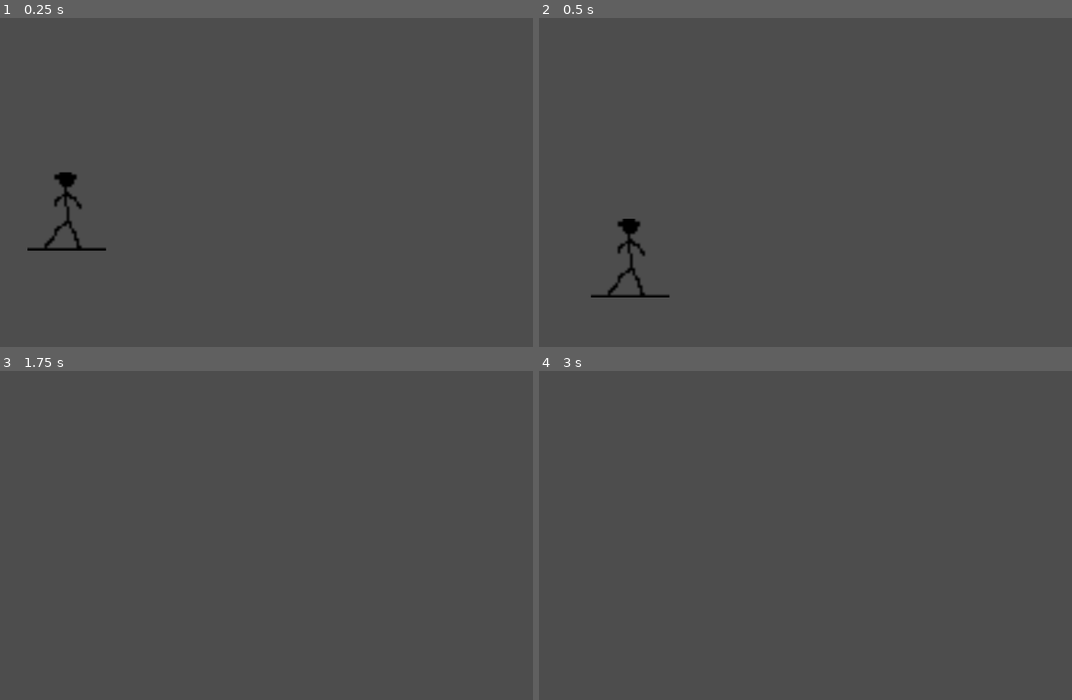
Above: before the commit, frames 1-4 (two rows, left to right).
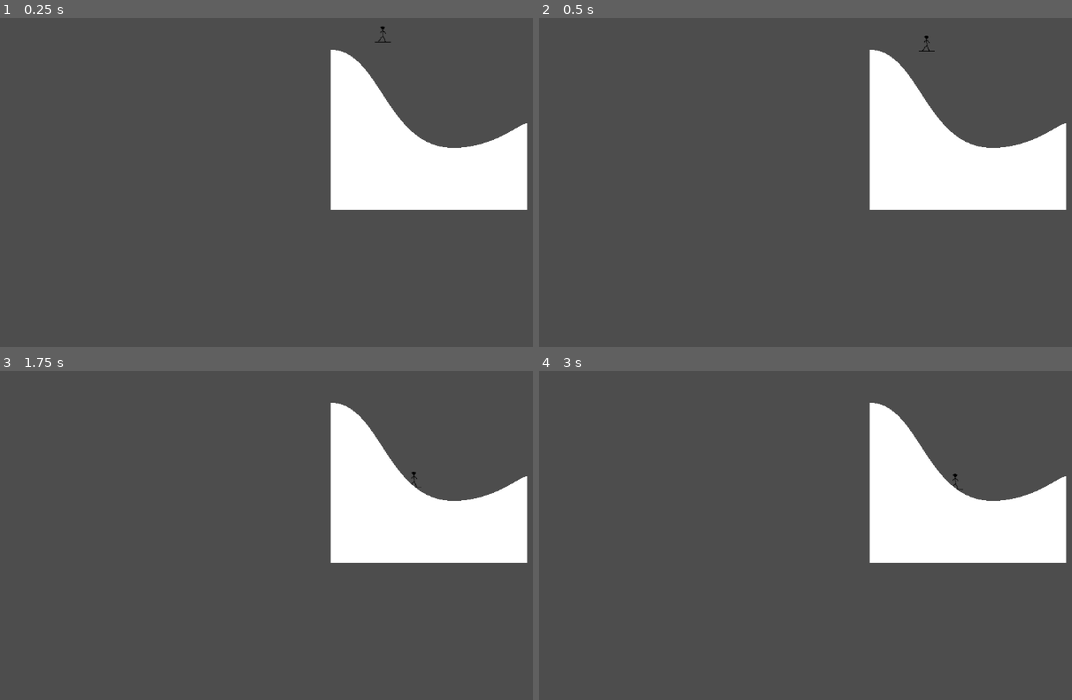
Above: after the commit, the same moments.

Repository: D-Mielewczyk/mask-a-ride
Game: Godot game, scene res://scenes/main.tscn
Same seed, same stepped clock (60 frames per second), same inputs: the game is played once before the commit and once after it.
Inputs:
- Up to frame 1 (0.25 s): no input
- Up to frame 2 (0.5 s): no input
- Up to frame 3 (1.75 s): no input
- Up to frame 4 (3 s): tap Enter at 2.75 s

The runs differ from the first frame. In frame 1, 11% of the frame differs, in the area x 5-100%, y 2-71%; in frame 2, 11%; in frame 3, 11%; in frame 4, 11%.

Commit message:
add terrain to main scene and add static camera

Diff:
--- a/scenes/main.tscn
+++ b/scenes/main.tscn
@@ -1,8 +1,14 @@
-[gd_scene load_steps=2 format=3 uid="uid://dl40whvpkliw0"]
+[gd_scene format=3 uid="uid://dl40whvpkliw0"]
 
-[ext_resource type="PackedScene" path="res://scenes/player.tscn" id="1"]
+[ext_resource type="PackedScene" uid="uid://dvjb3m1wtxnku" path="res://scenes/player.tscn" id="1"]
+[ext_resource type="PackedScene" uid="uid://b6jfxqhhlr681" path="res://scenes/downhill.tscn" id="2_0wfyh"]
 
-[node name="main" type="Node2D" unique_id="1679531480"]
+[node name="main" type="Node2D" unique_id=1679531480]
 
-[node name="Player" parent="." instance=ExtResource("1")]
-position = Vector2(100, 400)
+[node name="Player" parent="." unique_id=855097761 instance=ExtResource("1")]
+position = Vector2(378, -958)
+
+[node name="downhill" parent="." unique_id=1582961432 instance=ExtResource("2_0wfyh")]
+
+[node name="Camera2D" type="Camera2D" parent="." unique_id=710857234]
+zoom = Vector2(0.2, 0.2)
